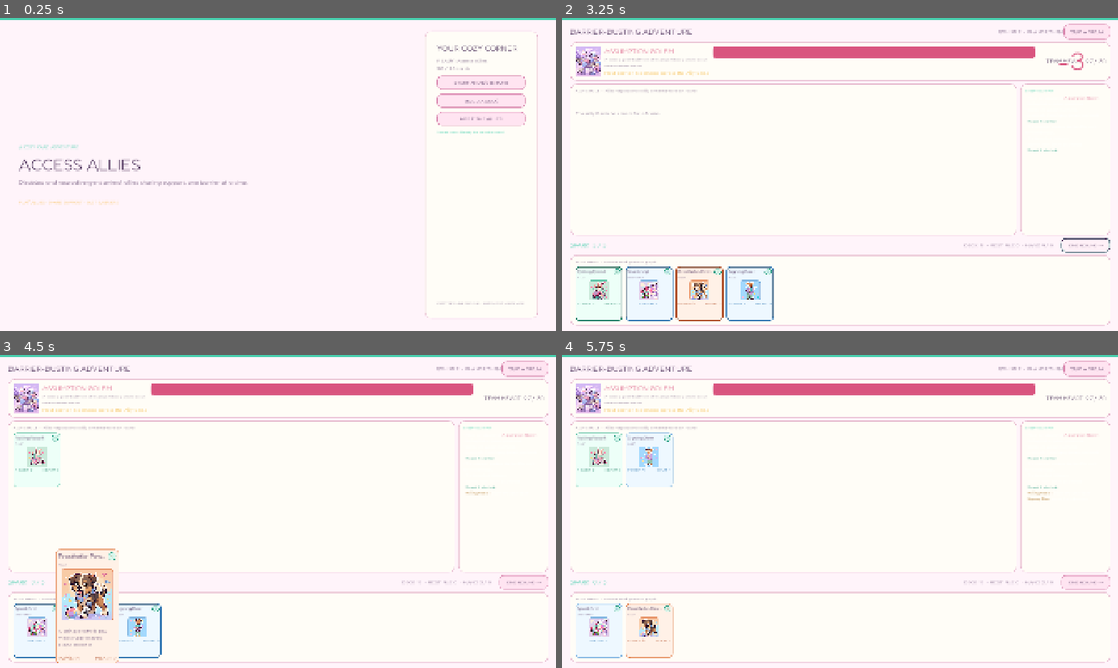
Above: before the commit, frames 1-4 (two rows, left to right).
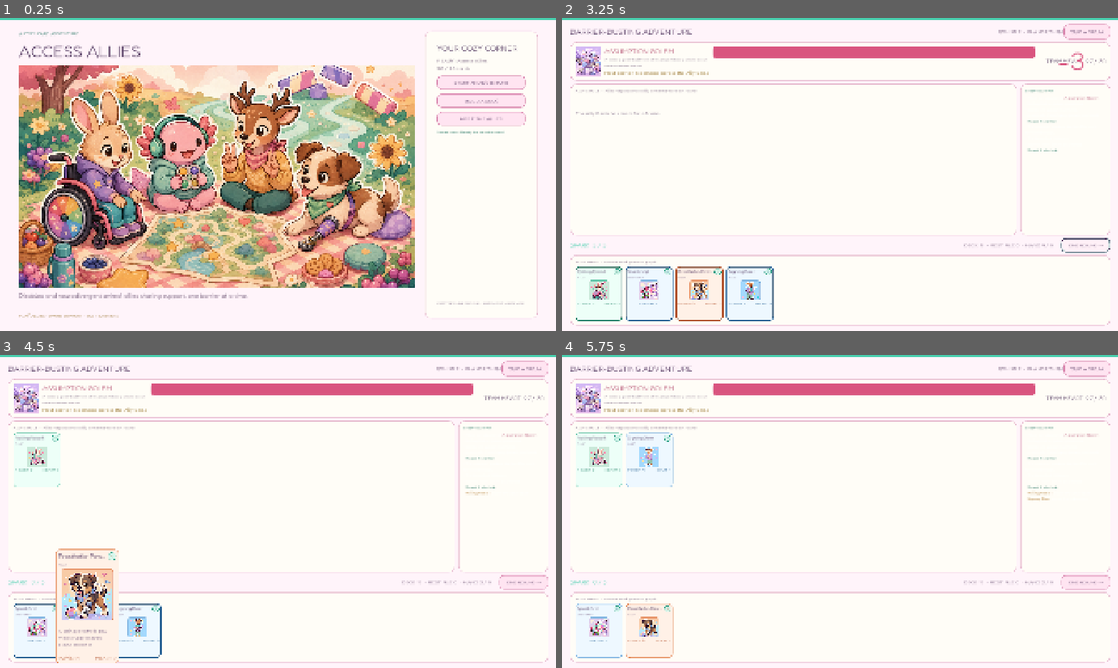
Above: after the commit, the same moments.

Repository: imstylen/ssu-game
Game: Godot game, scene res://main/main.tscn
Two runs of this game, one before a commit and one after it. Both use one fixed random seed, a clock stepped at 60 frames per second and the inputs below. The engine's default icon, where the game draws it, is replaced by a stand-in: a white triangle on a blue panel in a dark square.
Inputs (mouse positions are in pixels of both pictures, inside the frame that each line leads up to):
- Up to frame 1 (0.25 s): no input
- Up to frame 2 (3.25 s): click "START AN ADVENTURE" at 0.5 s; click "TAKE A BREAK" at 1.25 s; click "START AN ADVENTURE" at 2 s; click "END ROUND →" at 2.75 s
- Up to frame 3 (4.5 s): click (38, 630) at 3.5 s; click (88, 630) at 4.27 s
- Up to frame 4 (5.75 s): click (701, 630) at 5.02 s

The runs differ from the first frame. In frame 1, 50% of the frame differs, in the area x 3-90%, y 4-96%; in frame 2, 0.2%; in frame 3, 0.2%; in frame 4, 0.1%.

Commit message:
Refactor theme colors for improved accessibility and consistency across UI components

Diff:
--- a/battle/battle_ui.gd
+++ b/battle/battle_ui.gd
@@ -56,7 +56,7 @@
 	title.size_flags_horizontal = Control.SIZE_EXPAND_FILL
 	header.add_child(title)
 	_turn_label = Label.new()
-	_turn_label.add_theme_color_override("font_color", AppTheme.MUTED)
+	_turn_label.add_theme_color_override("font_color", AppTheme.SECONDARY_TEXT)
 	header.add_child(_turn_label)
 	var retreat := AppTheme.button("TAKE A BREAK", 160)
 	retreat.pressed.connect(SceneNavigator.go_to_main_menu)
@@ -77,16 +77,16 @@
 	var enemy_identity := VBoxContainer.new()
 	enemy_identity.custom_minimum_size.x = 330
 	enemy_row.add_child(enemy_identity)
-	_enemy_name = AppTheme.heading("ABLEISM MONSTER", 24, AppTheme.DANGER)
+	_enemy_name = AppTheme.heading("ABLEISM MONSTER", 24, AppTheme.DANGER_TEXT)
 	enemy_identity.add_child(_enemy_name)
 	_enemy_description = Label.new()
 	_enemy_description.custom_minimum_size.x = 330
 	_enemy_description.autowrap_mode = TextServer.AUTOWRAP_WORD_SMART
 	_enemy_description.add_theme_font_size_override("font_size", 13)
-	_enemy_description.add_theme_color_override("font_color", AppTheme.MUTED)
+	_enemy_description.add_theme_color_override("font_color", AppTheme.SECONDARY_TEXT)
 	enemy_identity.add_child(_enemy_description)
 	_intent_label = Label.new()
-	_intent_label.add_theme_color_override("font_color", AppTheme.GOLD)
+	_intent_label.add_theme_color_override("font_color", AppTheme.GOLD_TEXT)
 	enemy_identity.add_child(_intent_label)
 	_enemy_health = ProgressBar.new()
 	_enemy_health.size_flags_horizontal = Control.SIZE_EXPAND_FILL
@@ -110,7 +110,7 @@
 	var board_heading := Label.new()
 	board_heading.text = "ALLY CIRCLE  •  Allies help automatically at the start of each round"
 	board_heading.add_theme_font_size_override("font_size", 14)
-	board_heading.add_theme_color_override("font_color", AppTheme.MUTED)
+	board_heading.add_theme_color_override("font_color", AppTheme.SECONDARY_TEXT)
 	board_stack.add_child(board_heading)
 	var board_scroll := ScrollContainer.new()
 	board_scroll.size_flags_vertical = Control.SIZE_EXPAND_FILL
@@ -128,7 +128,7 @@
 	var log_heading := Label.new()
 	log_heading.text = "STORY SO FAR"
 	log_heading.add_theme_font_size_override("font_size", 14)
-	log_heading.add_theme_color_override("font_color", AppTheme.ACCENT)
+	log_heading.add_theme_color_override("font_color", AppTheme.ACCENT_TEXT)
 	log_stack.add_child(log_heading)
 	_log = RichTextLabel.new()
 	_log.bbcode_enabled = true
@@ -146,10 +146,10 @@
 	_toast = Label.new()
 	_toast.horizontal_alignment = HORIZONTAL_ALIGNMENT_CENTER
 	_toast.size_flags_horizontal = Control.SIZE_EXPAND_FILL
-	_toast.add_theme_color_override("font_color", AppTheme.MUTED)
+	_toast.add_theme_color_override("font_color", AppTheme.SECONDARY_TEXT)
 	controls.add_child(_toast)
 	_piles_label = Label.new()
-	_piles_label.add_theme_color_override("font_color", AppTheme.MUTED)
+	_piles_label.add_theme_color_override("font_color", AppTheme.SECONDARY_TEXT)
 	controls.add_child(_piles_label)
 	_end_turn_button = AppTheme.button("END ROUND →", 170)
 	_end_turn_button.pressed.connect(controller.request_end_turn)
@@ -163,7 +163,7 @@
 	var hand_heading := Label.new()
 	hand_heading.text = "YOUR HAND  •  Choose an ally card to play it"
 	hand_heading.add_theme_font_size_override("font_size", 14)
-	hand_heading.add_theme_color_override("font_color", AppTheme.MUTED)
+	hand_heading.add_theme_color_override("font_color", AppTheme.SECONDARY_TEXT)
 	hand_stack.add_child(hand_heading)
 	var hand_scroll := ScrollContainer.new()
 	hand_scroll.size_flags_vertical = Control.SIZE_EXPAND_FILL
@@ -214,7 +214,7 @@
 	_result_body = Label.new()
 	_result_body.horizontal_alignment = HORIZONTAL_ALIGNMENT_CENTER
 	_result_body.autowrap_mode = TextServer.AUTOWRAP_WORD_SMART
-	_result_body.add_theme_color_override("font_color", AppTheme.MUTED)
+	_result_body.add_theme_color_override("font_color", AppTheme.SECONDARY_TEXT)
 	stack.add_child(_result_body)
 	var retry := AppTheme.button("TRY ANOTHER MONSTER", 270)
 	retry.pressed.connect(func(): get_tree().reload_current_scene())
@@ -251,7 +251,7 @@
 	var session := controller.session
 	_turn_label.text = "ROUND %d  •  %s" % [session.turn_number, session.phase_name().to_upper().replace("_", " ")]
 	_player_label.text = "TEAM HEART  %d / %d" % [session.player_health, session.rules.player_starting_health]
-	_player_label.add_theme_color_override("font_color", AppTheme.DANGER if session.player_health <= 10 else AppTheme.INK)
+	_player_label.add_theme_color_override("font_color", AppTheme.DANGER_TEXT if session.player_health <= 10 else AppTheme.INK)
 	_enemy_name.text = session.enemy.definition.display_name.to_upper()
 	_enemy_artwork.texture = session.enemy.definition.artwork if session.enemy.definition.artwork != null else load("res://icon.svg")
 	_enemy_artwork.tooltip_text = session.enemy.definition.description
@@ -275,7 +275,7 @@
 		_result_layer.visible = true
 		var won := session.phase == BattleSession.Phase.VICTORY
 		_result_title.text = "BARRIER BUSTED!" if won else "TIME FOR A REST"
-		_result_title.add_theme_color_override("font_color", AppTheme.ACCENT if won else AppTheme.DANGER)
+		_result_title.add_theme_color_override("font_color", AppTheme.ACCENT_TEXT if won else AppTheme.DANGER_TEXT)
 		_result_body.text = "%s's barriers came tumbling down. Great teamwork!" % session.enemy.definition.display_name if won else "The team needs a rest after round %d. A new plan and a snack can help." % session.turn_number
 
 
@@ -288,7 +288,7 @@
 	if cards.is_empty():
 		var empty := Label.new()
 		empty.text = "The Ally Circle has room for a friend." if on_board else "Your hand is empty for now."
-		empty.add_theme_color_override("font_color", AppTheme.MUTED)
+		empty.add_theme_color_override("font_color", AppTheme.SECONDARY_TEXT)
 		empty.custom_minimum_size = Vector2(180, 120)
 		empty.vertical_alignment = VERTICAL_ALIGNMENT_CENTER
 		container.add_child(empty)
@@ -391,8 +391,8 @@
 
 func _event_message(event: BattleEvent) -> String:
 	match event.kind:
-		&"BattleStarted": return "A barrier appeared: [color=#D9547F]%s[/color]." % event.data.enemy_name
-		&"TurnStarted": return "[color=#279B82]Round %d started.[/color]" % event.data.turn
+		&"BattleStarted": return "A barrier appeared: [color=#A52E57]%s[/color]." % event.data.enemy_name
+		&"TurnStarted": return "[color=#176B59]Round %d started.[/color]" % event.data.turn
 		&"CardDrawn": return "%s joined your hand." % event.data.name
 		&"CardPlayed": return "[color=#A56716]%s[/color] joined the adventure." % event.data.name
 		&"UnitAttacked": return "%s helped for %d Power." % [event.data.name, event.data.amount]
@@ -402,22 +402,22 @@
 				return "%s lost %d Heart." % [event.data.name, event.data.amount]
 			return "%s lost %d Heart." % ["The monster" if event.data.target == "enemy" else "The team", event.data.amount]
 		&"HealingApplied": return "%s restored %d Heart." % ["The team" if event.data.target == "player" else "The monster", event.data.amount]
-		&"CardDestroyed": return "[color=#D9547F]%s needs a rest.[/color]" % event.data.name
+		&"CardDestroyed": return "[color=#A52E57]%s needs a rest.[/color]" % event.data.name
 		&"DiscardReshuffled": return "The rest pile became a fresh deck."
 		&"CardBurned": return "%s moved to the rest pile because your hand is full." % event.data.name
-		&"BattleEnded": return "[color=#279B82]Barrier busted![/color]" if event.data.result == "victory" else "[color=#D9547F]The team needs a rest.[/color]"
+		&"BattleEnded": return "[color=#176B59]Barrier busted![/color]" if event.data.result == "victory" else "[color=#A52E57]The team needs a rest.[/color]"
 	return ""
 
 
 func _show_message(message: String) -> void:
 	_toast.text = message
-	_toast.add_theme_color_override("font_color", AppTheme.DANGER)
+	_toast.add_theme_color_override("font_color", AppTheme.DANGER_TEXT)
 
 
 func _show_blocking_error(title: String, body: String) -> void:
 	_result_layer.visible = true
 	_result_title.text = title.to_upper()
-	_result_title.add_theme_color_override("font_color", AppTheme.DANGER)
+	_result_title.add_theme_color_override("font_color", AppTheme.DANGER_TEXT)
 	_result_body.text = body
 
 
--- a/cards/styles/sky.tres
+++ b/cards/styles/sky.tres
@@ -9,10 +9,10 @@
 override_border_color = true
 border_color = Color(0.431, 0.663, 0.863, 1)
 override_accent_color = true
-accent_color = Color(0.196, 0.467, 0.698, 1)
+accent_color = Color(0.141, 0.369, 0.569, 1)
 override_title_color = true
 title_color = Color(0.294, 0.192, 0.353, 1)
 override_body_color = true
 body_color = Color(0.49, 0.4, 0.529, 1)
 override_stats_color = true
-stats_color = Color(0.196, 0.467, 0.698, 1)
+stats_color = Color(0.141, 0.369, 0.569, 1)
--- a/collection/collection.gd
+++ b/collection/collection.gd
@@ -28,7 +28,7 @@
 	title_stack.add_child(AppTheme.heading("ALLY ALBUM", 36))
 	var subtitle := Label.new()
 	subtitle.text = "Meet every disabled and neurodivergent animal ally. Everyone is unlocked."
-	subtitle.add_theme_color_override("font_color", AppTheme.MUTED)
+	subtitle.add_theme_color_override("font_color", AppTheme.SECONDARY_TEXT)
 	title_stack.add_child(subtitle)
 	var back := AppTheme.button("← COZY CORNER", 210)
 	back.pressed.connect(SceneNavigator.go_to_main_menu)
--- a/decks/deck_builder.gd
+++ b/decks/deck_builder.gd
@@ -42,7 +42,7 @@
 	title_stack.add_child(AppTheme.heading("COZY DECK BUILDER", 34))
 	var subtitle := Label.new()
 	subtitle.text = "Mix 1–20 ally cards • up to 2 copies of each friend"
-	subtitle.add_theme_color_override("font_color", AppTheme.MUTED)
+	subtitle.add_theme_color_override("font_color", AppTheme.SECONDARY_TEXT)
 	title_stack.add_child(subtitle)
 	var back := AppTheme.button("← COZY CORNER", 210)
 	back.pressed.connect(SceneNavigator.go_to_main_menu)
@@ -79,7 +79,7 @@
 	var name_label := Label.new()
 	name_label.text = "DECK NAME"
 	name_label.custom_minimum_size.x = 120
-	name_label.add_theme_color_override("font_color", AppTheme.MUTED)
+	name_label.add_theme_color_override("font_color", AppTheme.SECONDARY_TEXT)
 	name_row.add_child(name_label)
 	_name_edit = LineEdit.new()
 	_name_edit.max_length = 40
@@ -119,7 +119,7 @@
 	hint.size_flags_horizontal = Control.SIZE_EXPAND_FILL
 	hint.horizontal_alignment = HORIZONTAL_ALIGNMENT_RIGHT
 	hint.add_theme_font_size_override("font_size", 13)
-	hint.add_theme_color_override("font_color", AppTheme.MUTED)
+	hint.add_theme_color_override("font_color", AppTheme.SECONDARY_TEXT)
 	actions.add_child(hint)
 	_delete_dialog = ConfirmationDialog.new()
 	_delete_dialog.title = "Remove this deck?"
@@ -196,7 +196,7 @@
 		var label := Label.new()
 		label.text = "ALLY DETAILS MISSING\n%s\n%d copies" % [card_id, _working_ids.count(card_id)]
 		label.autowrap_mode = TextServer.AUTOWRAP_WORD_SMART
-		label.add_theme_color_override("font_color", AppTheme.DANGER)
+		label.add_theme_color_override("font_color", AppTheme.DANGER_TEXT)
 		missing_stack.add_child(label)
 		var remove := AppTheme.button("REMOVE ONE")
 		remove.pressed.connect(_remove_card.bind(card_id))
@@ -208,13 +208,13 @@
 	var errors := ProfileStore.deck_rules.validate(_working_ids, CardCatalog)
 	if not saved_message.is_empty():
 		_validation_label.text = saved_message
-		_validation_label.add_theme_color_override("font_color", AppTheme.ACCENT)
+		_validation_label.add_theme_color_override("font_color", AppTheme.ACCENT_TEXT)
 	elif errors.is_empty():
 		_validation_label.text = "✓ Your allies are ready!"
-		_validation_label.add_theme_color_override("font_color", AppTheme.ACCENT)
+		_validation_label.add_theme_color_override("font_color", AppTheme.ACCENT_TEXT)
 	else:
 		_validation_label.text = " • ".join(errors)
-		_validation_label.add_theme_color_override("font_color", AppTheme.DANGER)
+		_validation_label.add_theme_color_override("font_color", AppTheme.DANGER_TEXT)
 	_save_button.disabled = _working_deck_id.is_empty()
 	_play_button.disabled = not errors.is_empty()
 
--- a/main/main.gd
+++ b/main/main.gd
@@ -1,4 +1,6 @@
 extends Control
+
+const MENU_HERO: Texture2D = preload("res://main/art/access_allies_menu_hero.png")
 
 var _deck_status: Label
 var _battle_button: Button
@@ -34,16 +36,31 @@
 	var eyebrow := Label.new()
 	eyebrow.text = "A COZY CARD ADVENTURE"
 	eyebrow.add_theme_font_size_override("font_size", 16)
-	eyebrow.add_theme_color_override("font_color", AppTheme.ACCENT)
+	eyebrow.add_theme_color_override("font_color", AppTheme.ACCENT_TEXT)
 	identity.add_child(eyebrow)
 	var title := AppTheme.heading("ACCESS ALLIES", 58)
 	title.autowrap_mode = TextServer.AUTOWRAP_WORD_SMART
 	identity.add_child(title)
+	var hero_panel := PanelContainer.new()
+	hero_panel.name = "MenuHeroPanel"
+	hero_panel.custom_minimum_size.y = 180
+	hero_panel.size_flags_vertical = Control.SIZE_EXPAND_FILL
+	hero_panel.clip_contents = true
+	hero_panel.add_theme_stylebox_override("panel", AppTheme.style_box(AppTheme.SURFACE, AppTheme.INK, 22, 3, 0))
+	identity.add_child(hero_panel)
+	var hero := TextureRect.new()
+	hero.name = "MenuHeroArtwork"
+	hero.texture = MENU_HERO
+	hero.expand_mode = TextureRect.EXPAND_IGNORE_SIZE
+	hero.stretch_mode = TextureRect.STRETCH_KEEP_ASPECT_COVERED
+	hero.mouse_filter = Control.MOUSE_FILTER_IGNORE
+	hero.tooltip_text = "The Access Allies sharing a cozy map and planning their next barrier-busting adventure."
+	hero_panel.add_child(hero)
 	var description := Label.new()
 	description.text = "Disabled and neurodivergent animal allies sharing support, one barrier at a time."
 	description.autowrap_mode = TextServer.AUTOWRAP_WORD_SMART
 	description.add_theme_font_size_override("font_size", 22)
-	description.add_theme_color_override("font_color", AppTheme.MUTED)
+	description.add_theme_color_override("font_color", AppTheme.SECONDARY_TEXT)
 	identity.add_child(description)
 	var rule := HSeparator.new()
 	rule.custom_minimum_size.y = 20
@@ -52,7 +69,7 @@
 	features.text = "PLAY ALLIES • SHARE SUPPORT • BUST BARRIERS"
 	features.autowrap_mode = TextServer.AUTOWRAP_WORD_SMART
 	features.add_theme_font_size_override("font_size", 15)
-	features.add_theme_color_override("font_color", AppTheme.GOLD)
+	features.add_theme_color_override("font_color", AppTheme.GOLD_TEXT)
 	identity.add_child(features)
 	var menu_panel := PanelContainer.new()
 	menu_panel.custom_minimum_size.x = 390
@@ -69,7 +86,7 @@
 	menu.add_child(AppTheme.heading("YOUR COZY CORNER", 28))
 	_deck_status = Label.new()
 	_deck_status.autowrap_mode = TextServer.AUTOWRAP_WORD_SMART
-	_deck_status.add_theme_color_override("font_color", AppTheme.MUTED)
+	_deck_status.add_theme_color_override("font_color", AppTheme.SECONDARY_TEXT)
 	menu.add_child(_deck_status)
 	_battle_button = AppTheme.button("START AN ADVENTURE")
 	_battle_button.pressed.connect(_start_battle)
@@ -83,7 +100,7 @@
 	_notice = Label.new()
 	_notice.autowrap_mode = TextServer.AUTOWRAP_WORD_SMART
 	_notice.add_theme_font_size_override("font_size", 14)
-	_notice.add_theme_color_override("font_color", AppTheme.DANGER)
+	_notice.add_theme_color_override("font_color", AppTheme.DANGER_TEXT)
 	menu.add_child(_notice)
 	var spacer := Control.new()
 	spacer.size_flags_vertical = Control.SIZE_EXPAND_FILL
@@ -91,7 +108,7 @@
 	var version := Label.new()
 	version.text = "COZY OFFLINE PROFILE • SAVED ON THIS DEVICE"
 	version.add_theme_font_size_override("font_size", 13)
-	version.add_theme_color_override("font_color", AppTheme.MUTED)
+	version.add_theme_color_override("font_color", AppTheme.SECONDARY_TEXT)
 	menu.add_child(version)
 
 
@@ -108,7 +125,7 @@
 		]
 	_battle_button.disabled = not errors.is_empty()
 	_notice.text = "Your deck needs a little help: %s" % errors[0] if not errors.is_empty() else "Saved here • Ready for an adventure!"
-	_notice.add_theme_color_override("font_color", AppTheme.DANGER if not errors.is_empty() else AppTheme.ACCENT)
+	_notice.add_theme_color_override("font_color", AppTheme.DANGER_TEXT if not errors.is_empty() else AppTheme.ACCENT_TEXT)
 
 
 func _start_battle() -> void:
--- a/tests/test_runner.gd
+++ b/tests/test_runner.gd
@@ -54,6 +54,7 @@
 	_test_deck_rules_and_serialization()
 	_test_profile_migration()
 	_test_font_license_and_copy()
+	_test_legible_theme_colors()
 	await _test_enemy_portrait_binding()
 	_catalog.free()
 	if _failures == 0:
@@ -398,6 +399,20 @@
 		_expect(player_copy.contains(required), "Required warm interface string is present: %s" % required)
 
 
+func _test_legible_theme_colors() -> void:
+	for entry in [
+		[AppTheme.INK, AppTheme.SURFACE, "primary text"],
+		[AppTheme.SECONDARY_TEXT, AppTheme.SURFACE, "secondary text"],
+		[AppTheme.ACCENT_TEXT, AppTheme.SURFACE, "positive text"],
+		[AppTheme.DANGER_TEXT, AppTheme.SURFACE, "danger text"],
+		[AppTheme.GOLD_TEXT, AppTheme.SURFACE, "highlight text"],
+		[Color("#735D7A"), Color("#F5EAF0"), "disabled button text"],
+	]:
+		_expect(_contrast_ratio(entry[0], entry[1]) >= 4.5, "%s meets 4.5:1 contrast" % entry[2])
+	var menu_source := FileAccess.get_file_as_string("res://main/main.gd")
+	_expect(menu_source.contains("access_allies_menu_hero.png"), "Main menu references the dedicated hero artwork")
+
+
 func _test_enemy_portrait_binding() -> void:
 	var packed: PackedScene = load("res://battle/battle_scene.tscn")
 	var battle_ui = packed.instantiate()
@@ -487,6 +502,19 @@
 	return unique
 
 
+func _contrast_ratio(foreground: Color, background: Color) -> float:
+	var foreground_luminance := _relative_luminance(foreground)
+	var background_luminance := _relative_luminance(background)
+	return (maxf(foreground_luminance, background_luminance) + 0.05) / (minf(foreground_luminance, background_luminance) + 0.05)
+
+
+func _relative_luminance(color: Color) -> float:
+	var red := color.r / 12.92 if color.r <= 0.04045 else pow((color.r + 0.055) / 1.055, 2.4)
+	var green := color.g / 12.92 if color.g <= 0.04045 else pow((color.g + 0.055) / 1.055, 2.4)
+	var blue := color.b / 12.92 if color.b <= 0.04045 else pow((color.b + 0.055) / 1.055, 2.4)
+	return 0.2126 * red + 0.7152 * green + 0.0722 * blue
+
+
 func _expect(condition: bool, message: String) -> void:
 	_assertions += 1
 	if condition:
--- a/ui/app_theme.gd
+++ b/ui/app_theme.gd
@@ -10,6 +10,11 @@
 const ACCENT_DARK := Color("#D6F8ED")
 const DANGER := Color("#D9547F")
 const GOLD := Color("#F4B942")
+## Dark semantic variants for text on blush, cream, and pastel surfaces.
+const SECONDARY_TEXT := Color("#695271")
+const ACCENT_TEXT := Color("#176B59")
+const DANGER_TEXT := Color("#A52E57")
+const GOLD_TEXT := Color("#805600")
 const FREDOKA: FontFile = preload("res://assets/fonts/Fredoka-Variable.ttf")
 
 
@@ -22,13 +27,17 @@
 	theme.set_color("font_color", "Button", INK)
 	theme.set_color("font_hover_color", "Button", INK)
 	theme.set_color("font_pressed_color", "Button", INK)
-	theme.set_color("font_disabled_color", "Button", Color("#A994B0"))
+	theme.set_color("font_disabled_color", "Button", Color("#735D7A"))
 	theme.set_color("font_color", "LineEdit", INK)
-	theme.set_color("font_placeholder_color", "LineEdit", MUTED)
+	theme.set_color("font_placeholder_color", "LineEdit", SECONDARY_TEXT)
+	theme.set_color("caret_color", "LineEdit", INK)
+	theme.set_color("selection_color", "LineEdit", ACCENT_DARK)
 	theme.set_color("font_color", "ItemList", INK)
 	theme.set_color("font_selected_color", "ItemList", INK)
 	theme.set_color("font_color", "RichTextLabel", INK)
 	theme.set_color("font_color", "ProgressBar", INK)
+	theme.set_color("font_color", "TooltipLabel", INK)
+	theme.set_font_size("font_size", "TooltipLabel", 16)
 	theme.set_font_size("font_size", "Button", 17)
 	theme.set_font_size("font_size", "LineEdit", 18)
 	theme.set_constant("outline_size", "Label", 0)
@@ -46,6 +55,7 @@
 	theme.set_stylebox("selected_focus", "ItemList", style_box(ACCENT_DARK, INK, 7, 3, 6))
 	theme.set_stylebox("background", "ProgressBar", style_box(Color("#F3DCE7"), Color("#D9B5C8"), 10, 1, 0))
 	theme.set_stylebox("fill", "ProgressBar", style_box(DANGER, DANGER, 7, 0, 0))
+	theme.set_stylebox("panel", "TooltipPanel", style_box(SURFACE, INK, 10, 2, 10))
 	return theme
 
 
Binary file added: main/art/access_allies_menu_hero.png
Not shown, added: main/art/access_allies_menu_hero.png.import
